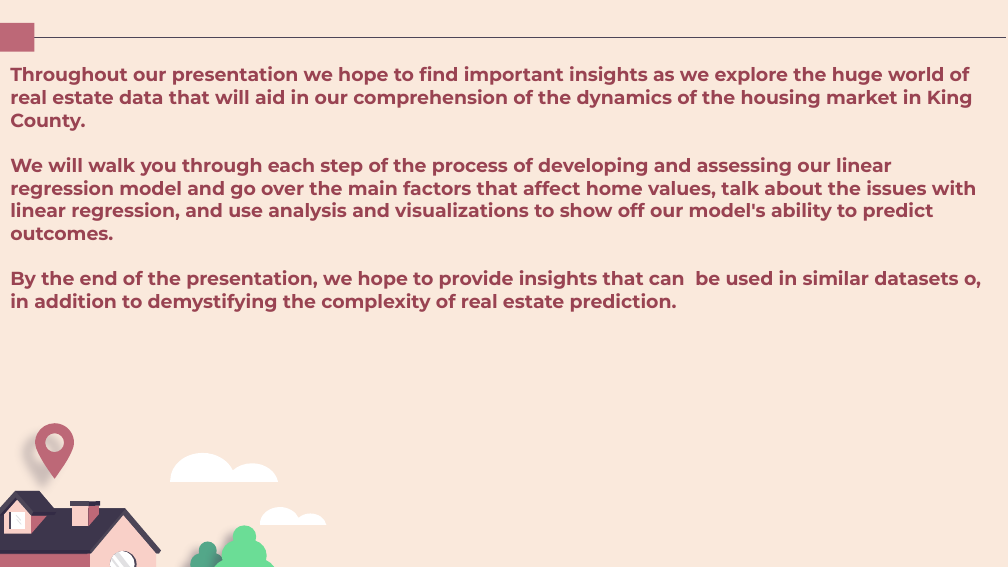
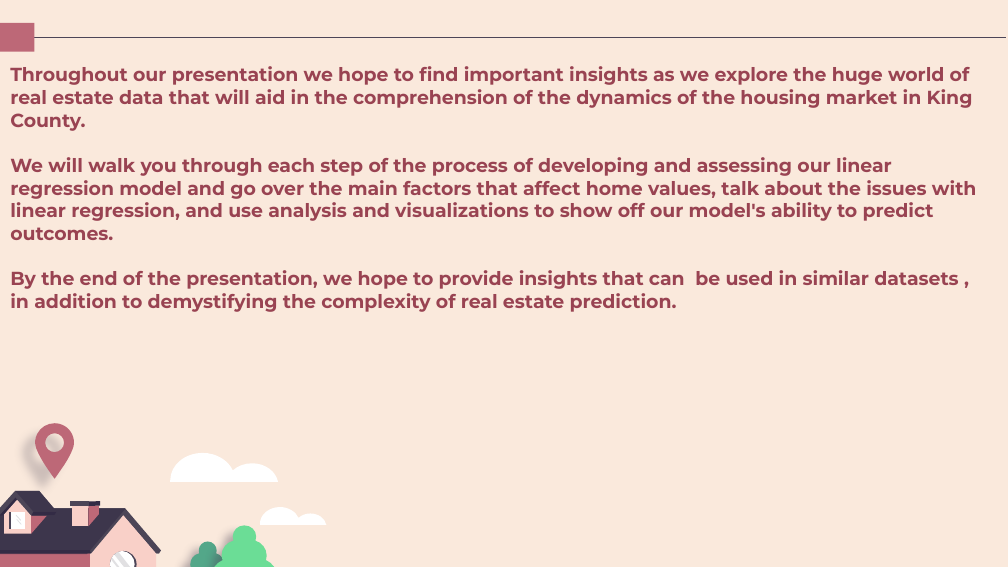
Before and after one commit to Bkiambuthi/dsc-phase-2-project-v2-3, a slide deck: slide 4 of Understanding King County's Housing Market.pptx. Drawn at 1008x567 pixels with LibreOffice and Linux fonts; fonts in the diff are those of the drawing. Boxes give left, top, right and bottom in pixels: in the first picture for what was removed or moved away, otherwise in the second. Text is boxed around its words. In the diff, an @@ line names an element or a change of style, - is before the commit and + after.

Commit message:
Updated the presentation slides

```diff
--- a/Understanding King County's Housing Market.pptx
+++ b/Understanding King County's Housing Market.pptx
@@ text at (10, 66, 977, 312): text changed @@
-Throughout our presentation we hope to find important insights as we explore the huge world of real estate data that will aid in our comprehension of the dynamics of the housing market in King County.
-We will walk you through each step of the process of developing and assessing our linear regression model and go over the main factors that affect home values, talk about the issues with linear regression, and use analysis and visualizations to show off our model's ability to predict outcomes.
-By the end of the presentation, we hope to provide insights that can be used in similar datasets o, in addition to demystifying the complexity of real estate prediction.
+Throughout our presentation we hope to find important insights as we explore the huge world of real estate data that will aid in the comprehension of the dynamics of the housing market in King County.
+We will walk you through each step of the process of developing and assessing our linear regression model and go over the main factors that affect home values, talk about the issues with linear regression, and use analysis and visualizations to show off our model's ability to predict outcomes.
+By the end of the presentation, we hope to provide insights that can be used in similar datasets , in addition to demystifying the complexity of real estate prediction.
```
